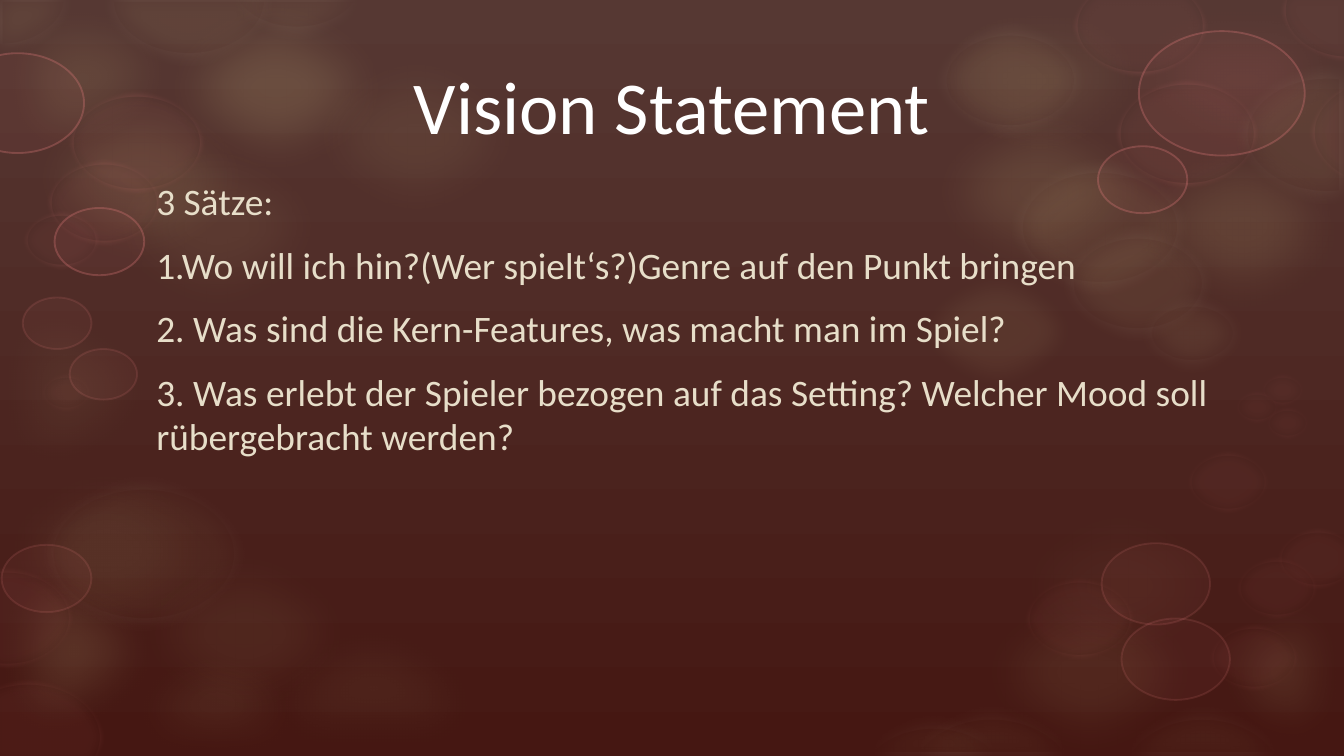
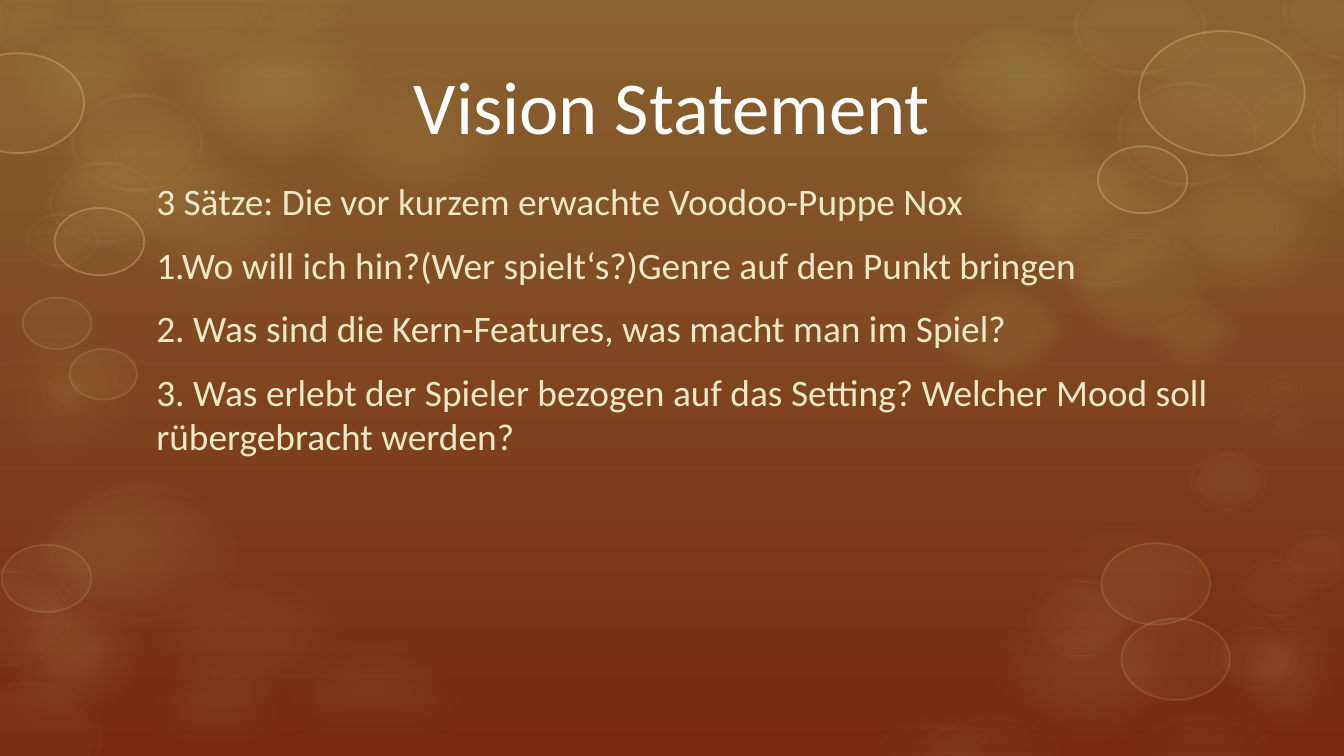
Before and after one commit to ArtjomProGrammer/Voodoo, a slide deck: slide 2 of _Organisation/Präsentation/Voodoo.pptx (slide 4 before the commit). Drawn at 1344x756 pixels with LibreOffice and Linux fonts; fonts in the diff are those of the drawing. Boxes give left, top, right and bottom in pixels: in the first picture for what was removed or moved away, otherwise in the second. Text is boxed around its words. In the diff, an @@ line names an element or a change of style, - is before the commit and + after.

Commit message:
Präsentation update

```diff
--- a/_Organisation/Präsentation/Voodoo.pptx
+++ b/_Organisation/Präsentation/Voodoo.pptx
@@ background gradient #563934 to #451713 to gradient #89632F to #7A280F @@
@@ freeform shape at (0, 0, 206, 179): fill #C6B07E at 14% opacity to #D1CA75 at 14% opacity @@
@@ fill #C6B07E at 10% opacity to #D1CA75 at 10% opacity; outline #F1EBDF 14 pt to #F4F2DD 14 pt in 8 elements at (1234, 66, 1344, 204), (933, 23, 1086, 137), (1011, 160, 1189, 294), (1060, 226, 1214, 340), (1138, 293, 1245, 372), (101, 0, 277, 66), (220, 0, 372, 40), (0, 0, 77, 56) @@
@@ ellipse at (136, 0, 417, 194): fill #C6B07E at 20% opacity to #D1CA75 at 20% opacity @@
@@ freeform shape at (1102, 0, 1344, 179): fill #E17B7C at 10% opacity to #E3D88C at 10% opacity @@
@@ fill #C6B07E at 15% opacity to #D1CA75 at 15% opacity in 3 elements at (0, 73, 281, 284), (1102, 121, 1344, 332), (899, 86, 1180, 297) @@
@@ fill #C6B07E at 10% opacity to #D1CA75 at 10% opacity in 5 elements at (276, 31, 556, 242), (899, 0, 1180, 181), (949, 567, 1230, 756), (907, 263, 1086, 398), (77, 121, 358, 332) @@
@@ subtitle at (156, 189, 962, 221): text changed; text colour #E7DEC9 to #ECE9C6 @@
-3 Sätze:
+3 Sätze: Die vor kurzem erwachte Voodoo-Puppe Nox
@@ subtitle at (156, 252, 1207, 457): text colour #E7DEC9 to #ECE9C6 in "1.Wo will ich hin?(Wer spielt‘s?)Genre auf den ...", "2. Was sind die Kern-Features, was macht ...", "3. Was erlebt der Spieler bezogen auf ..." @@
@@ fill #C6B07E at 8% opacity to #D1CA75 at 8% opacity in 4 elements at (0, 446, 246, 657), (103, 528, 384, 739), (233, 601, 513, 756), (0, 285, 188, 496) @@
@@ fill #E17B7C at 5% opacity to #E3D88C at 5% opacity; outline #E17B7C 1 pt to #E3D88C 1 pt in 9 elements at (1, 544, 91, 612), (0, 54, 83, 153), (55, 208, 145, 276), (1138, 31, 1304, 156), (1098, 146, 1188, 214), (1121, 618, 1230, 700), (1102, 543, 1211, 625), (23, 297, 91, 348), (70, 349, 137, 401) @@
@@ fill #E17B7C at 5% opacity to #E3D88C at 5% opacity; outline #E17B7C 5 pt to #E3D88C 5 pt in 18 elements at (0, 680, 103, 756), (0, 569, 73, 668), (70, 93, 204, 194), (47, 160, 161, 245), (23, 211, 99, 269), (1074, 0, 1208, 77), (1281, 0, 1344, 60), (1310, 82, 1344, 181), (1116, 81, 1258, 188), (1025, 578, 1134, 660), (1210, 625, 1298, 692), (1187, 452, 1269, 512), (1236, 558, 1318, 618), (1277, 528, 1344, 589), (1259, 372, 1304, 406), (1234, 390, 1278, 423), (1265, 407, 1309, 441), (40, 372, 93, 411) @@
@@ ellipse at (980, 481, 1261, 692): fill #C6B07E at 5% opacity to #D1CA75 at 5% opacity @@
@@ fill #C6B07E at 16% opacity to #D1CA75 at 16% opacity in 3 elements at (77, 632, 358, 756), (1184, 567, 1344, 756), (0, 546, 188, 756) @@
@@ fill #C6B07E at 6% opacity to #D1CA75 at 6% opacity; outline #F1EBDF 14 pt to #F4F2DD 14 pt in 4 elements at (40, 476, 246, 630), (851, 715, 1015, 756), (900, 707, 1082, 756), (1114, 707, 1292, 756) @@
```
Also in this commit, not shown: 1 other slide changed, 6 slides added, 5 slides removed, 2 other files.
